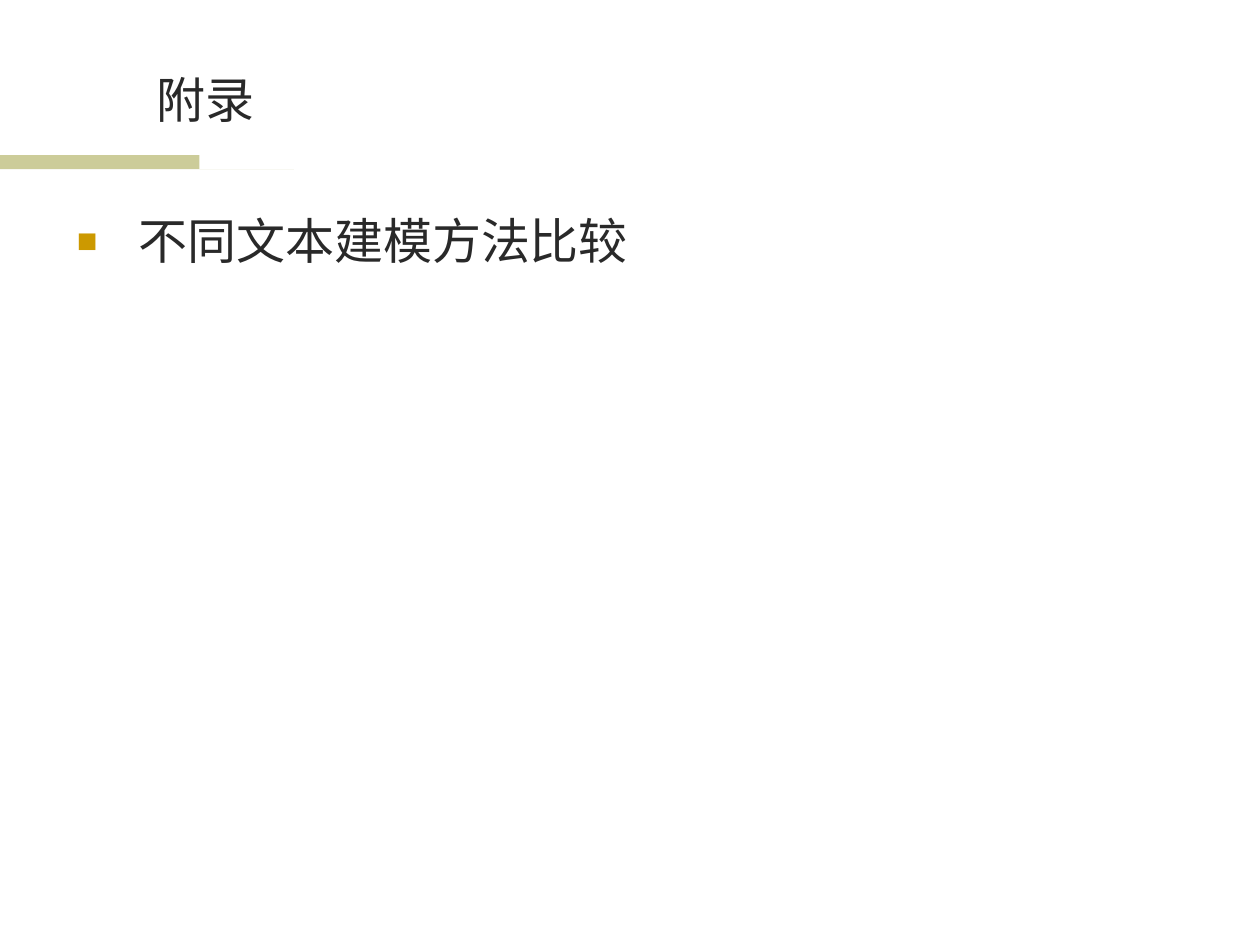
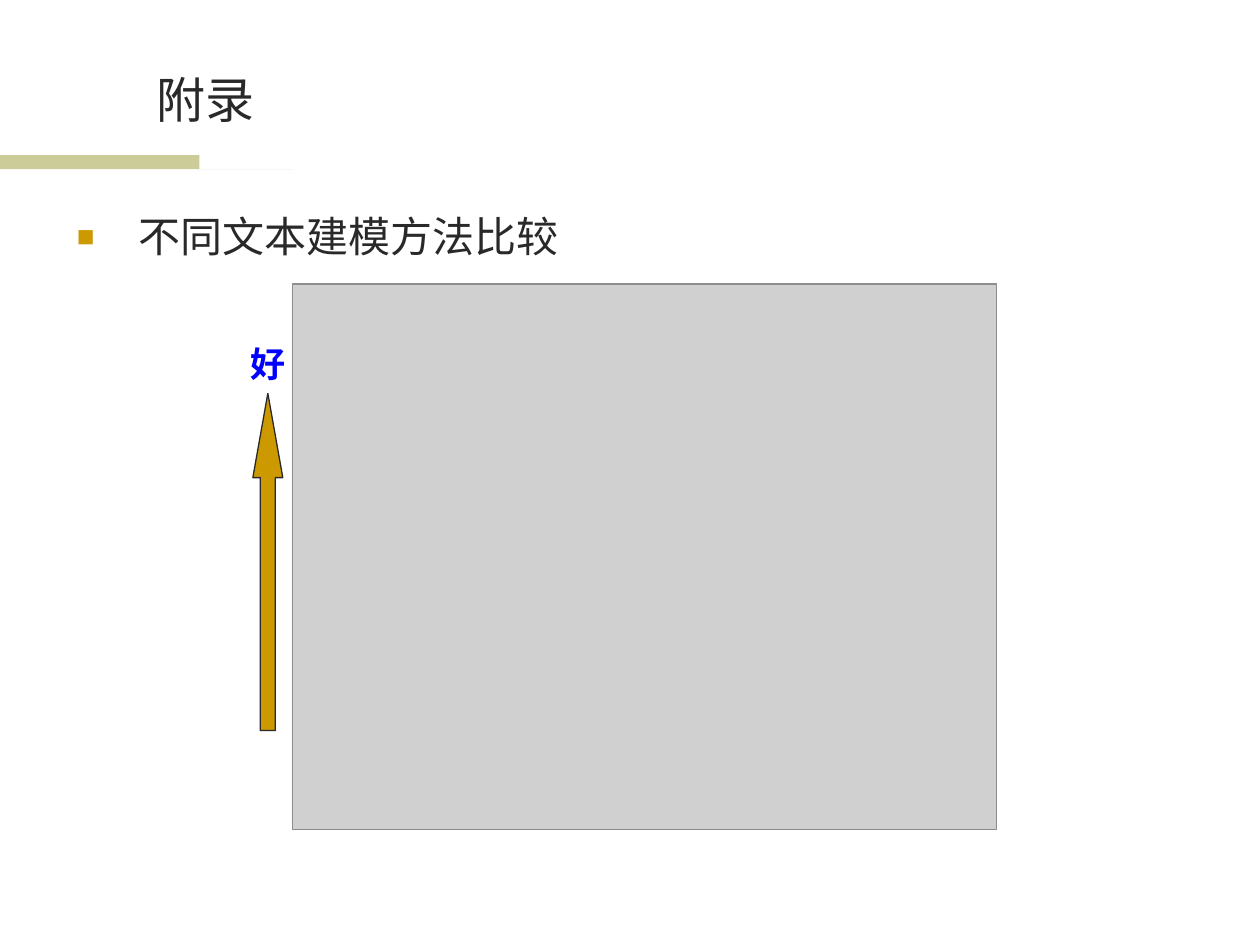
Before and after one commit to wwssttt/NJUThesis, a slide deck: slide 31 of ppt/一种基于时间序列分析的个性化音乐推荐系统及其实现.ppt (slide 30 before the commit). Drawn at 1260x945 pixels with LibreOffice and Linux fonts; fonts in the diff are those of the drawing; grey boxes stand for pictures; background and template pictures are left out. Boxes give left, top, right and bottom in pixels: in the first picture for what was removed or moved away, otherwise in the second. Text is boxed around its words. In the diff, an @@ line names an element or a change of style, - is before the commit and + after.

```diff
--- a/ppt/一种基于时间序列分析的个性化音乐推荐系统及其实现.ppt
+++ b/ppt/一种基于时间序列分析的个性化音乐推荐系统及其实现.ppt
@@ text "不同文本建模方法比较" at [139, 216, 559, 256]: size 28 to 24 pt; less space between paragraphs @@
@@ picture added at [292, 284, 997, 829] @@
@@ text added at [250, 347, 285, 380], 20 pt, text #0000FF, bold @@
+好
@@ up arrow added at [253, 393, 284, 731], fill #CC9900, outline #292929 0.74 pt @@
```
Also in this commit, not shown: 13 other slides changed, 1 slide added.
